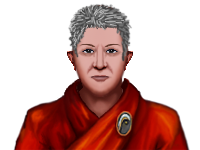
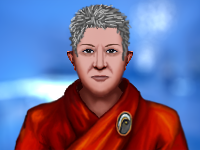
Layered file, before and after one edit (200x150). Changes by layer:
painted on "Clothing" over [118, 75, 128, 93]
showed group "Background" (6 layers) over [0, 0, 200, 150]
